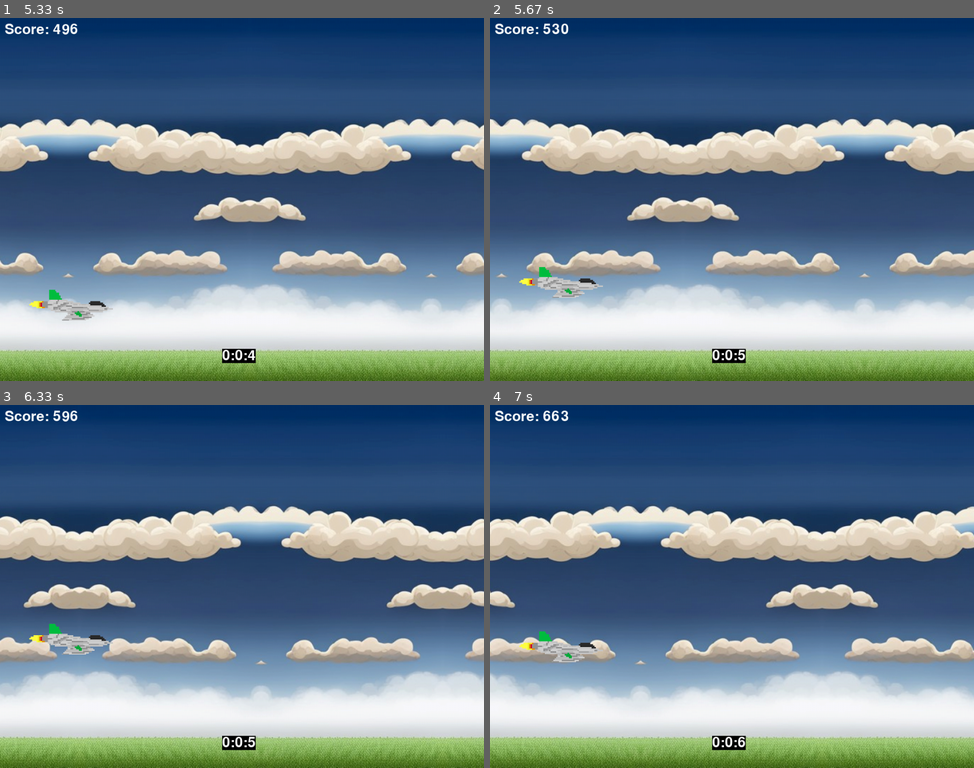
Above: before the commit, frames 1-4 (two rows, left to right).
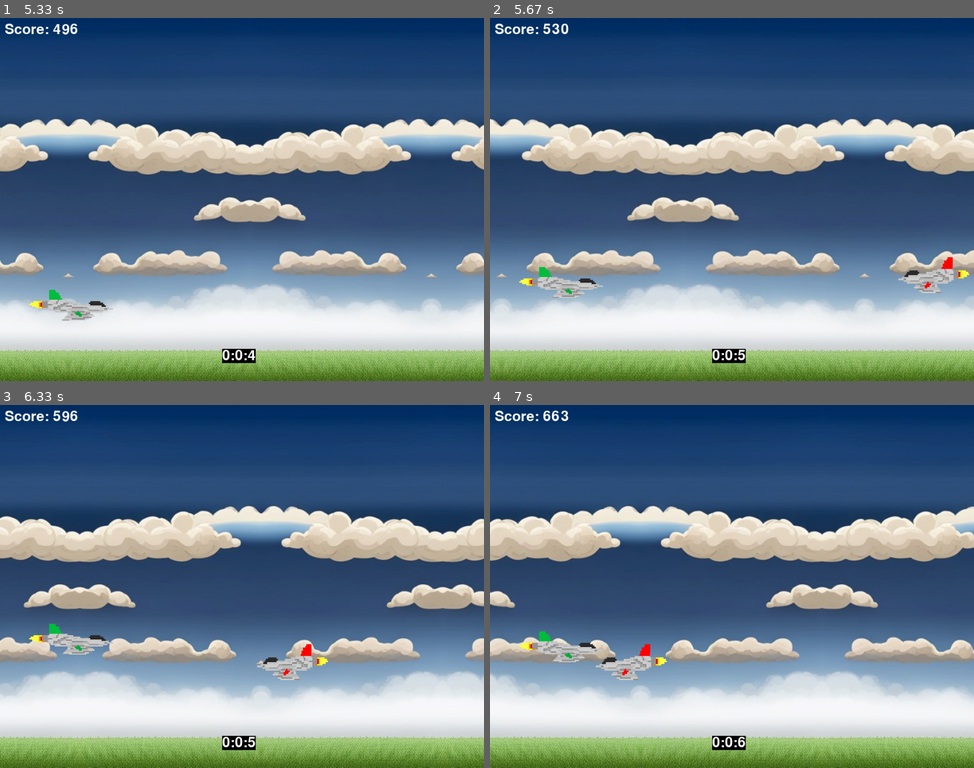
Above: after the commit, the same moments.

Repository: NezirNezirevic1054620/pygame_app
Game: pygame game, started from game.py
Same seed, same stepped clock (60 frames per second), same inputs: the game is played once before the commit and once after it.
Inputs:
- Up to frame 1 (5.33 s): tap P at 0.33 s; hold Up 0.67-1.13 s; hold Down 1.17-1.47 s; hold Up 1.5-1.87 s; hold Down 1.9-2.27 s; hold Up 2.3-2.6 s; hold Down 2.63-2.93 s; hold Up 2.97-3.33 s; hold Down 3.37-3.73 s; hold Up 3.77-4.07 s; hold Down 4.1-4.4 s; hold Up 4.43-4.8 s; hold Down 4.83-5.2 s; hold Up from 5.23 s (still down)
- Up to frame 2 (5.67 s): release Up at 5.53 s; hold Down from 5.57 s (still down)
- Up to frame 3 (6.33 s): release Down at 5.87 s; hold Up 5.9-6.27 s; hold Down from 6.3 s (still down)
- Up to frame 4 (7 s): release Down at 6.67 s; hold Up from 6.7 s (still down)

Frame 1 is identical in both runs. In frame 2, 0.6% of the frame differs, in the area x 84-100%, y 65-76%; in frame 3, 0.6%; in frame 4, 0.6%, in the area x 21-37%, y 65-76%.

Commit message:
finished enemy code

Diff:
--- a/screens/start_game_screen.py
+++ b/screens/start_game_screen.py
@@ -28,6 +28,8 @@
     canvas.blit(meteoriet, obstacle_x, obstacle_y)
 
 # functie om enemy te drawen
+
+
 def draw_enemy(canvas, enemy_x, enemy_y):
     canvas.blit(enemy_image, (enemy_x, enemy_y))
 
@@ -106,14 +108,16 @@
                 SCREEN_WIDTH, SCREEN_HEIGHT)
             enemies.append([enemy_x, enemy_y])
 
+        updated_enemies = []
         for enemy_x, enemy_y in enemies:
-            draw_enemy(canvas, enemy_x, enemy_y)
+            enemy_x -= 8  # beweegt naar links
 
-            # Update enemy positions here
-            enemy_x -= 10
+            if enemy_x + ENEMY_WIDTH > 0:
+                draw_enemy(canvas, enemy_x, enemy_y)
+                updated_enemies.append([enemy_x, enemy_y])
 
             # Check for collision
-            if enemy_x < player_x + 150 and enemy_x + 150 > player_x and enemy_y < player_y + 80 and enemy_y + 80 > player_y:
+            if enemy_x < player_x + 150 and enemy_x + ENEMY_WIDTH > player_x and enemy_y < player_y + 80 and enemy_y + ENEMY_HEIGHT > player_y:
                 # Handle collision
                 run = False
                 active = False
@@ -126,6 +130,8 @@
                     font=font,
                     text_color=text_color
                 )
+
+        enemies = updated_enemies
 
         all_sprites.update()
         all_sprites.draw(canvas)
